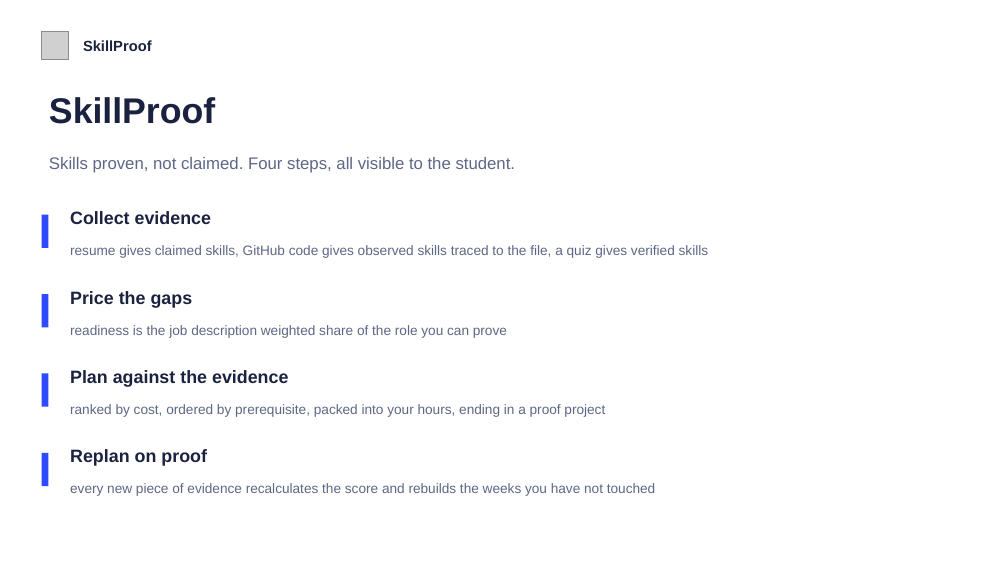
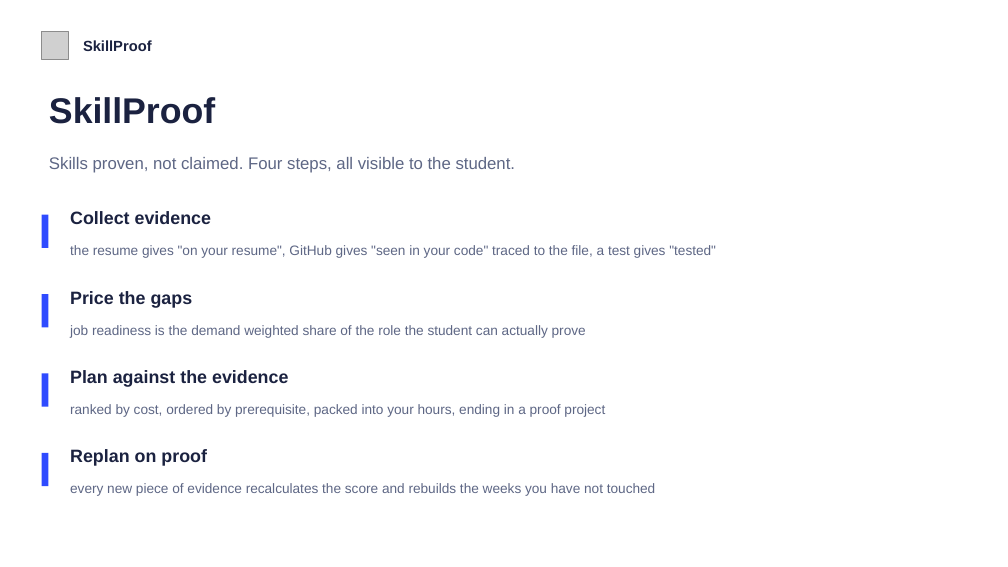
Before and after one commit to shubhamverma-devx/skillproof, a slide deck: slide 4 of docs/SkillProof_Pitch.pptx. Drawn at 1008x567 pixels with LibreOffice and Linux fonts; fonts in the diff are those of the drawing; grey boxes stand for pictures. Boxes give left, top, right and bottom in pixels: in the first picture for what was removed or moved away, otherwise in the second. Text is boxed around its words. In the diff, an @@ line names an element or a change of style, - is before the commit and + after.

```diff
--- a/docs/SkillProof_Pitch.pptx
+++ b/docs/SkillProof_Pitch.pptx
@@ text at [70,245,716,258]: text changed @@
-resume gives claimed skills, GitHub code gives observed skills traced to the file, a quiz gives verified skills
+the resume gives "on your resume", GitHub gives "seen in your code" traced to the file, a test gives "tested"
@@ text at [70,325,586,338]: text changed @@
-readiness is the job description weighted share of the role you can prove
+job readiness is the demand weighted share of the role the student can actually prove
```
Also in this commit, not shown: 6 other slides changed, 57 other files.
